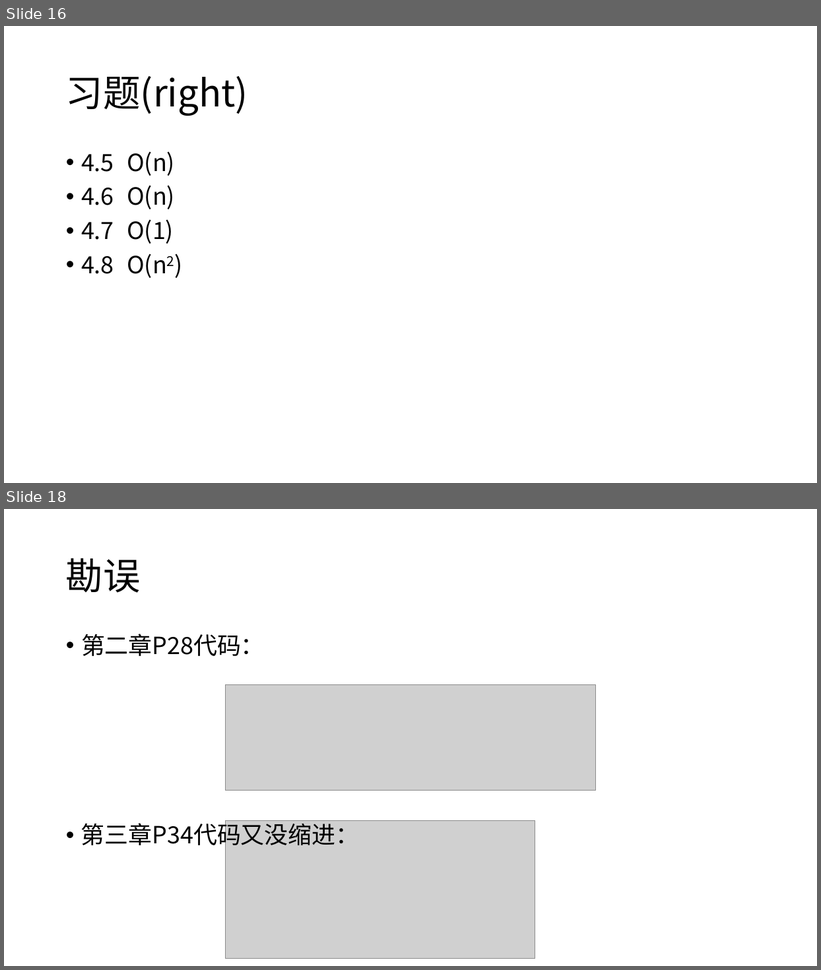
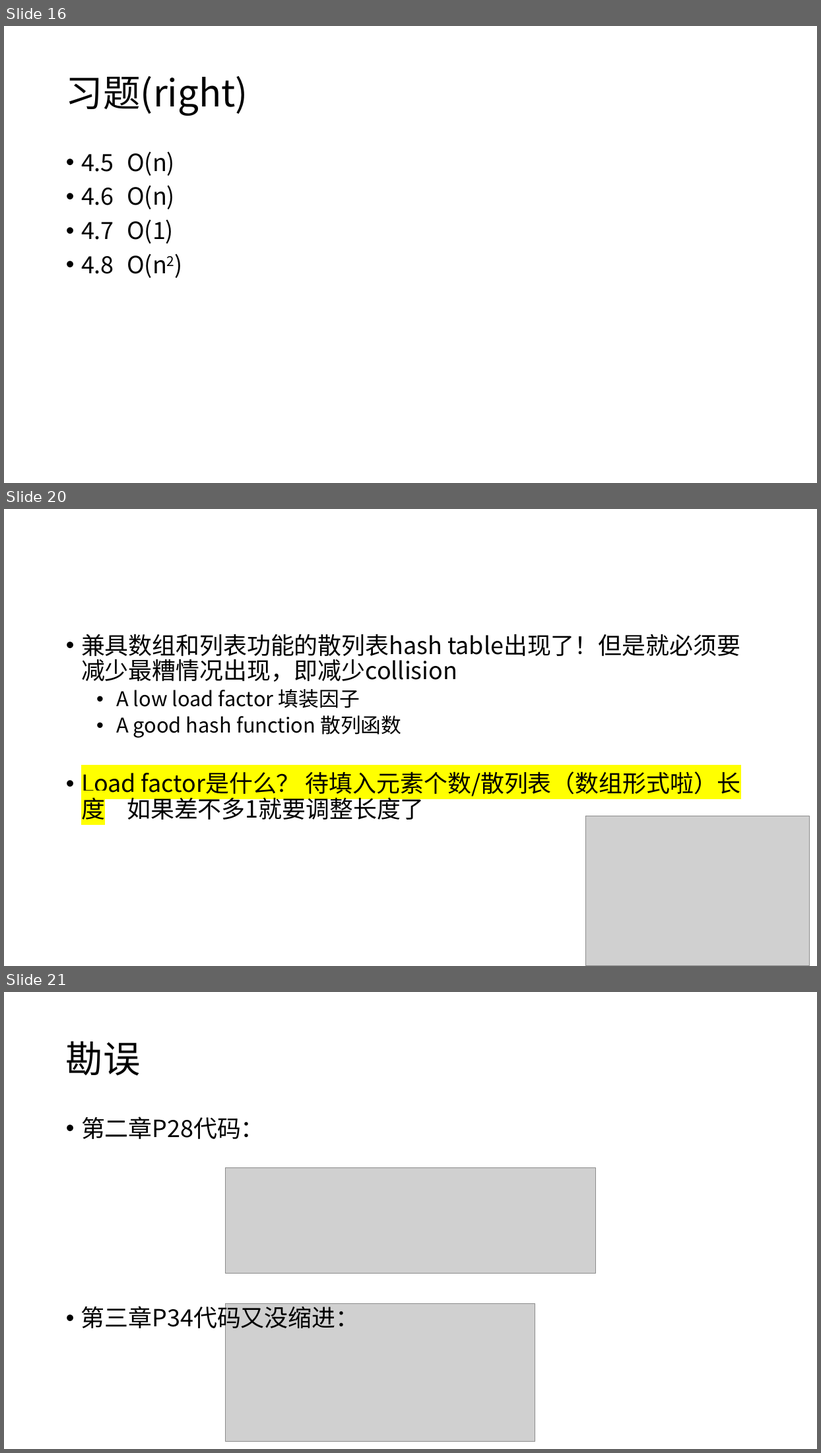
Before and after one commit to NoMatter-98/cityu-dg-cs, a slide deck: 20240916-算法图解/算法图解.pptx. Shown one above the other, each under a label of ours: slides 16 and 18 before the commit, slides 16, 20 and 21 after it; the slides between them are not shown. The pictures are 821x970 and 821x1453 pixels, drawn with LibreOffice and Linux fonts; fonts in the diff are those of the drawing; grey boxes stand for pictures. Boxes give left, top, right and bottom in pixels: in the first picture for what was removed or moved away, otherwise in the second. Text is boxed around its words. In the diff, an @@ line names an element or a change of style, - is before the commit and + after.

```diff
--- a/20240916-算法图解/算法图解.pptx
+++ b/20240916-算法图解/算法图解.pptx
@@ slide 20 added at (4,509,817,966), background #FFFFFF @@
@@ text added at (81,634,741,820), 28 pt, text #000000 @@
+• 兼具数组和列表功能的散列表hash table出现了！但是就必须要减少最糟情况出现，即减少collision
+  • A low load factor 填装因子
+  • A good hash function 散列函数
+• Load factor是什么？ 待填入元素个数/散列表（数组形式啦）长度 如果差不多1就要调整长度了
@@ picture added at (586,817,810,966) @@
@@ what was slide 18 is now slide 21 @@
```
Also in this commit, not shown: 2 slides changed, 2 other slides added, 3 other files.
